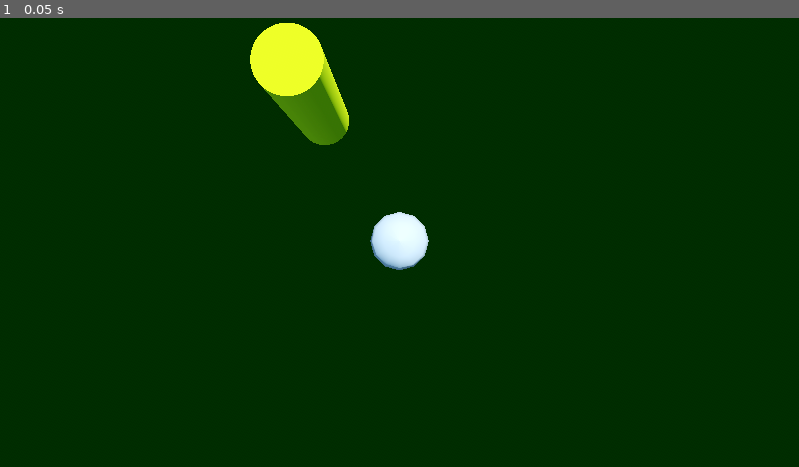
Above: before the commit, frame 1.
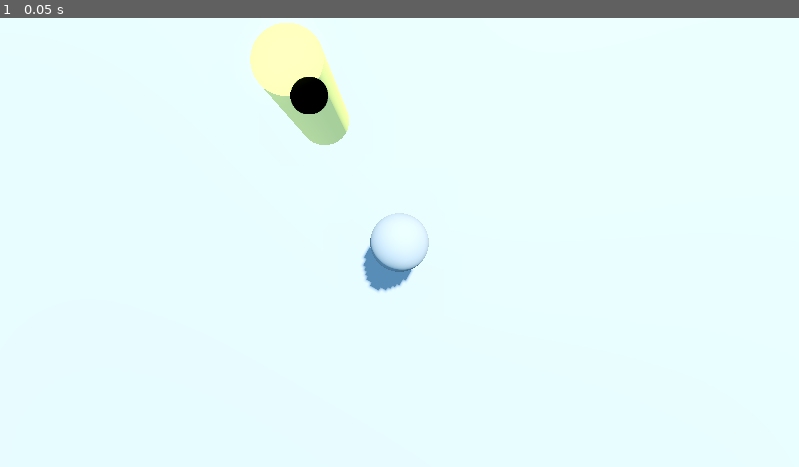
Above: after the commit, the same moment.

Repository: OliCunnington/3dDragAndDrop
Game: Godot game, scene res://main.tscn
The game is run twice, just before and just after one commit, with the same random seed, the same clock (stepped at 60 frames per second) and the same inputs.
Inputs:
- Up to frame 1 (0.05 s): no input

The runs differ from the first frame. In frame 1, 99% of the frame differs, in the area x 0-100%, y 0-100%.

Commit message:
shape object with basic animation

Diff:
--- /dev/null
+++ b/Shape.tscn
@@ -0,0 +1,60 @@
+[gd_scene load_steps=7 format=3 uid="uid://df6w0e4lxukw6"]
+
+[ext_resource type="Script" path="res://shape.gd" id="1_u4jo3"]
+
+[sub_resource type="SphereMesh" id="SphereMesh_yv8nj"]
+
+[sub_resource type="Animation" id="Animation_tgxfl"]
+resource_name = "destroy"
+length = 1.5
+tracks/0/type = "value"
+tracks/0/imported = false
+tracks/0/enabled = true
+tracks/0/path = NodePath("MeshInstance3D:scale")
+tracks/0/interp = 1
+tracks/0/loop_wrap = true
+tracks/0/keys = {
+"times": PackedFloat32Array(0.1665, 1.4652),
+"transitions": PackedFloat32Array(1, 1),
+"update": 0,
+"values": [Vector3(1.25, 1.25, 1.25), Vector3(0, 0, 0)]
+}
+
+[sub_resource type="Animation" id="Animation_tfg7j"]
+length = 0.001
+tracks/0/type = "value"
+tracks/0/imported = false
+tracks/0/enabled = true
+tracks/0/path = NodePath("MeshInstance3D:scale")
+tracks/0/interp = 1
+tracks/0/loop_wrap = true
+tracks/0/keys = {
+"times": PackedFloat32Array(0),
+"transitions": PackedFloat32Array(1),
+"update": 0,
+"values": [Vector3(1, 1, 1)]
+}
+
+[sub_resource type="AnimationLibrary" id="AnimationLibrary_x70o2"]
+_data = {
+"RESET": SubResource("Animation_tfg7j"),
+"destroy": SubResource("Animation_tgxfl")
+}
+
+[sub_resource type="SphereShape3D" id="SphereShape3D_3r2c6"]
+
+[node name="Shape" type="StaticBody3D"]
+script = ExtResource("1_u4jo3")
+
+[node name="MeshInstance3D" type="MeshInstance3D" parent="."]
+mesh = SubResource("SphereMesh_yv8nj")
+
+[node name="AnimationPlayer" type="AnimationPlayer" parent="."]
+libraries = {
+"": SubResource("AnimationLibrary_x70o2")
+}
+
+[node name="CollisionShape3D" type="CollisionShape3D" parent="."]
+shape = SubResource("SphereShape3D_3r2c6")
+
+[connection signal="animation_finished" from="AnimationPlayer" to="." method="_on_animation_player_animation_finished"]
--- a/main.gd
+++ b/main.gd
@@ -27,24 +27,19 @@
 
 
 func _unhandled_input(event: InputEvent) -> void:
-
 	if event is InputEventMouseButton and event.is_pressed():
-		var params = PhysicsRayQueryParameters3D.new()
 		params.from = get_viewport().get_camera_3d().project_ray_origin(event.position)
 		params.to = get_viewport().get_camera_3d().project_position(event.position, 1000)
-		var worldspace = get_world_3d().direct_space_state
 		var collision = worldspace.intersect_ray(params)
-		if collision and collision["collider"] is CSGSphere3D:
+		if collision and collision["collider"] is Shape:
 				draggable = collision["collider"]
-				draggable.use_collision = false
 
 	elif event is InputEventMouseButton and !event.is_pressed() and draggable:
-		draggable.use_collision = true
 		draggable = null
 
 
 func _on_area_3d_mouse_entered() -> void:
 	print("mouse entered")#
 	if draggable:
-		draggable.queue_free()
+		draggable.run_animation()
 		draggable = null
--- a/main.tscn
+++ b/main.tscn
@@ -1,6 +1,7 @@
-[gd_scene load_steps=9 format=3 uid="uid://bwnp1m7uwum3u"]
+[gd_scene load_steps=11 format=3 uid="uid://bwnp1m7uwum3u"]
 
 [ext_resource type="Script" path="res://main.gd" id="1_17rot"]
+[ext_resource type="PackedScene" uid="uid://df6w0e4lxukw6" path="res://Shape.tscn" id="2_c87p8"]
 
 [sub_resource type="ProceduralSkyMaterial" id="ProceduralSkyMaterial_yrun2"]
 sky_top_color = Color(0.368135, 0.604415, 0.987364, 1)
@@ -26,8 +27,15 @@
 [sub_resource type="CylinderMesh" id="CylinderMesh_2txei"]
 material = SubResource("StandardMaterial3D_bom6v")
 
-[sub_resource type="BoxShape3D" id="BoxShape3D_haghl"]
-size = Vector3(20, 1, 20)
+[sub_resource type="Gradient" id="Gradient_d0288"]
+interpolation_mode = 1
+offsets = PackedFloat32Array(0, 0.720779)
+colors = PackedColorArray(0, 0, 0, 1, 0, 0, 0, 0)
+
+[sub_resource type="GradientTexture2D" id="GradientTexture2D_o4e6b"]
+gradient = SubResource("Gradient_d0288")
+fill = 1
+fill_from = Vector2(0.5, 0.5)
 
 [node name="Main" type="Node3D"]
 script = ExtResource("1_17rot")
@@ -42,11 +50,7 @@
 [node name="Camera3D" type="Camera3D" parent="."]
 transform = Transform3D(1, 0, 0, 0, -4.37114e-08, 1, 0, -1, -4.37114e-08, 0, 5, 0)
 
-[node name="CSGSphere3D" type="CSGSphere3D" parent="."]
-transform = Transform3D(1, 0, 0, 0, 1, 0, 0, 0, 1, 0, 0, -0.0224528)
-use_collision = true
-
-[node name="CSGBox3D" type="CSGBox3D" parent="."]
+[node name="MouseReferencePlane" type="CSGBox3D" parent="."]
 transform = Transform3D(1, 0, 0, 0, 1, 0, 0, 0, 1, 0, -0.5, 0)
 visible = false
 use_collision = true
@@ -54,23 +58,29 @@
 collision_mask = 2
 size = Vector3(100, 1, 100)
 
-[node name="Area3D" type="Area3D" parent="."]
+[node name="ShadowPlane" type="CSGBox3D" parent="."]
+transform = Transform3D(1, 0, 0, 0, 1, 0, 0, 0, 1, 0, -1.5, 0)
+use_collision = true
+size = Vector3(100, 1, 100)
+
+[node name="DestructionArea" type="Area3D" parent="."]
 transform = Transform3D(1, 0, 0, 0, -4.37114e-08, -1, 0, 1, -4.37114e-08, -1.52729, -0.950213, -2.48573)
 
-[node name="CollisionShape3D" type="CollisionShape3D" parent="Area3D"]
+[node name="CollisionShape3D" type="CollisionShape3D" parent="DestructionArea"]
 transform = Transform3D(1, 0, 0, 0, -4.37114e-08, -1, 0, 1, -4.37114e-08, 0, 0, -0.977538)
 shape = SubResource("CylinderShape3D_nekm8")
 
-[node name="MeshInstance3D" type="MeshInstance3D" parent="Area3D"]
+[node name="MeshInstance3D" type="MeshInstance3D" parent="DestructionArea"]
 transform = Transform3D(1, 0, 0, 0, -4.37114e-08, -1, 0, 1, -4.37114e-08, 0, 0, -0.977538)
 mesh = SubResource("CylinderMesh_2txei")
 
-[node name="Area3D-MouseOnly" type="Area3D" parent="."]
-input_capture_on_drag = true
+[node name="Sprite3D" type="Sprite3D" parent="DestructionArea"]
+transform = Transform3D(1, 0, 0, 0, 1, 0, 0, 0, 1, 0, 0, -1)
+texture = SubResource("GradientTexture2D_o4e6b")
 
-[node name="CollisionShape3D" type="CollisionShape3D" parent="Area3D-MouseOnly"]
-transform = Transform3D(1, 0, 0, 0, 1, 0, 0, 0, 1, 0, -0.5, 0)
-shape = SubResource("BoxShape3D_haghl")
+[node name="shapes" type="Node" parent="."]
 
-[connection signal="body_entered" from="Area3D" to="." method="_on_area_3d_body_entered"]
-[connection signal="mouse_entered" from="Area3D" to="." method="_on_area_3d_mouse_entered"]
+[node name="Shape" parent="shapes" instance=ExtResource("2_c87p8")]
+
+[connection signal="body_entered" from="DestructionArea" to="." method="_on_area_3d_body_entered"]
+[connection signal="mouse_entered" from="DestructionArea" to="." method="_on_area_3d_mouse_entered"]
--- /dev/null
+++ b/shape.gd
@@ -0,0 +1,13 @@
+extends Node3D
+class_name  Shape
+
+
+@onready var animation_player: AnimationPlayer = $AnimationPlayer
+
+func run_animation():
+	animation_player.play("destroy")
+
+
+func _on_animation_player_animation_finished(anim_name: StringName) -> void:
+	if anim_name == "destroy":
+		queue_free()
